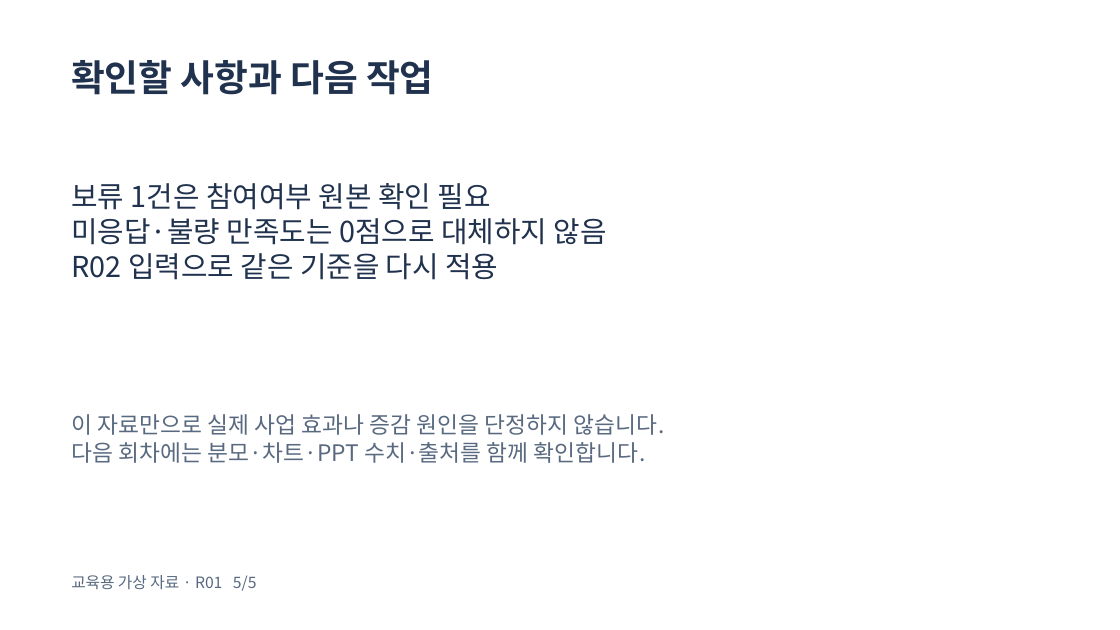
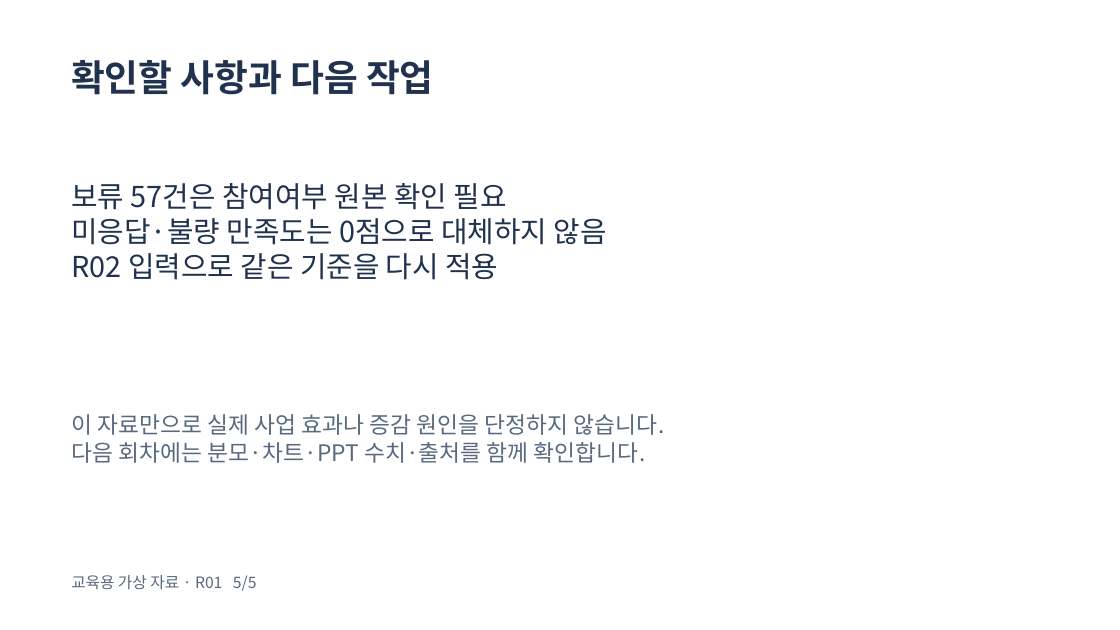
Before and after one commit to zeusk302-png/ulsan-ai-workshop, a slide deck: slide 5 of public/automation/examples/round-01-report.pptx. Drawn at 1120x630 pixels with LibreOffice and Linux fonts; fonts in the diff are those of the drawing. Boxes give left, top, right and bottom in pixels: in the first picture for what was removed or moved away, otherwise in the second. Text is boxed around its words. In the diff, an @@ line names an element or a change of style, - is before the commit and + after.

```diff
--- a/public/automation/examples/round-01-report.pptx
+++ b/public/automation/examples/round-01-report.pptx
@@ text at (71, 183, 507, 210): text changed @@
-보류 1건은 참여여부 원본 확인 필요
+보류 57건은 참여여부 원본 확인 필요
```
Also in this commit, not shown: 4 other slides changed, 39 other files.
